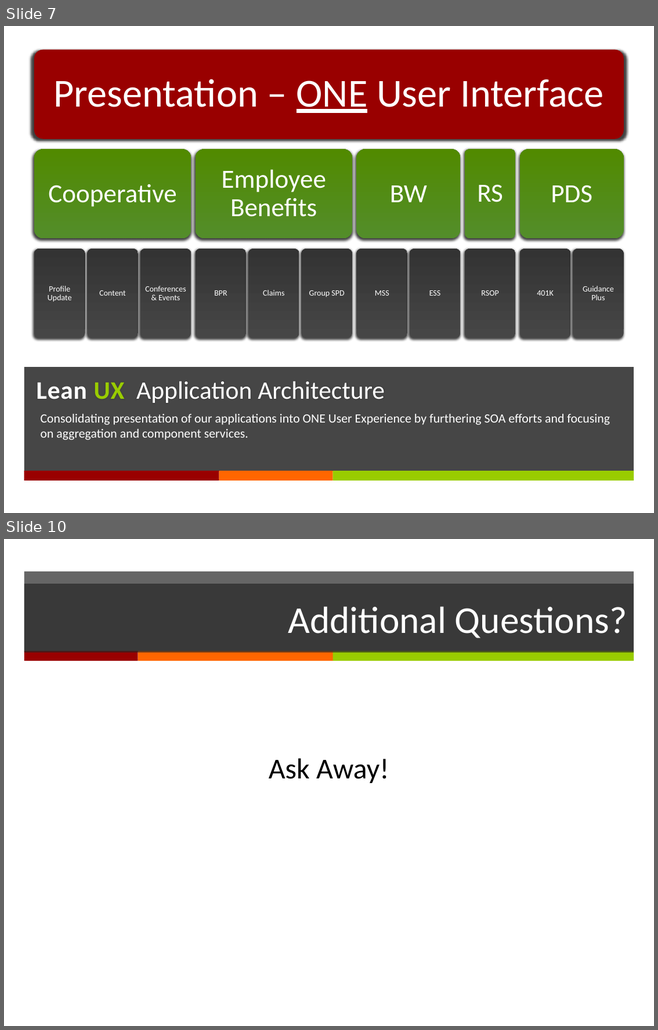
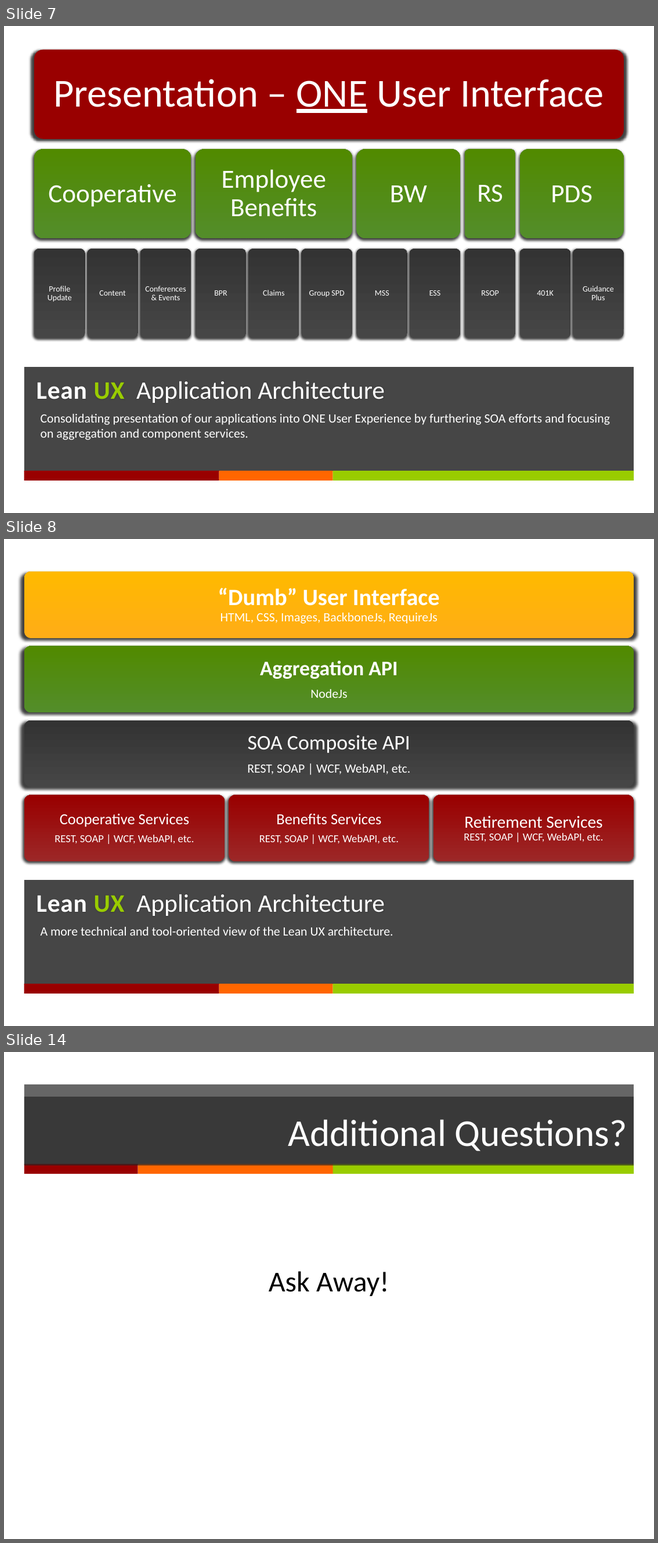
Before and after one commit to DannyDouglass/LeanUx, a slide deck: docs/presentations/LeanUx - IT Management.pptx. Shown one above the other, each under a label of ours: slides 7 and 10 before the commit, slides 7, 8 and 14 after it; the slides between them are not shown. The pictures are 658x1030 and 658x1543 pixels, drawn with LibreOffice and Linux fonts; fonts in the diff are those of the drawing. Boxes give left, top, right and bottom in pixels: in the first picture for what was removed or moved away, otherwise in the second. Text is boxed around its words. In the diff, an @@ line names an element or a change of style, - is before the commit and + after.

```diff
--- a/docs/presentations/LeanUx - IT Management.pptx
+++ b/docs/presentations/LeanUx - IT Management.pptx
@@ slide 8 added at box(4, 539, 654, 1026), background #FFFFFF; not listed: 4 template elements that a slide beside it also shows @@
@@ group added at box(24, 571, 633, 862): 6 rounded rectangles, 6 texts @@
+“Dumb” User Interface
+HTML, CSS, Images, BackboneJs, RequireJs
+Aggregation API
+NodeJs
+SOA Composite API
+REST, SOAP | WCF, WebAPI, etc.
+Cooperative Services
+REST, SOAP | WCF, WebAPI, etc.
+Benefits Services
+REST, SOAP | WCF, WebAPI, etc.
+Retirement Services
+REST, SOAP | WCF, WebAPI, etc.
@@ title added at box(36, 894, 384, 916), 28 pt, text #FFFFFF @@
+Lean UX Application Architecture
@@ text added at box(41, 927, 393, 936), 14 pt, text #FFFFFF @@
+A more technical and tool-oriented view of the Lean UX architecture.
@@ what was slide 10 is now slide 14 @@
```
Also in this commit, not shown: 6 slides changed, 3 other slides added.
